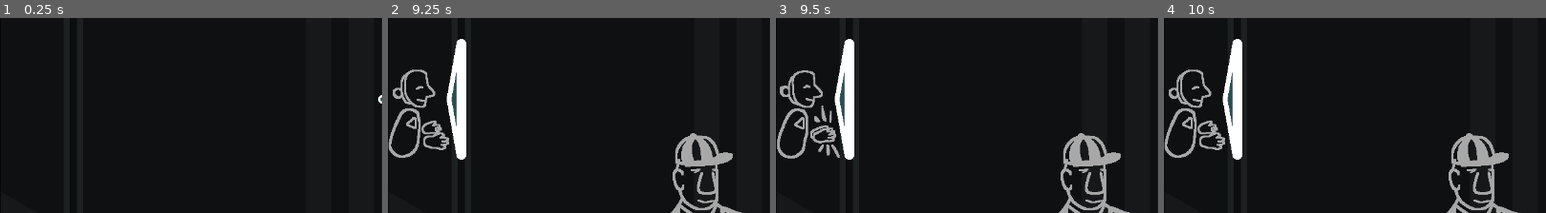
Above: before the commit, frames 1-4 (left to right).
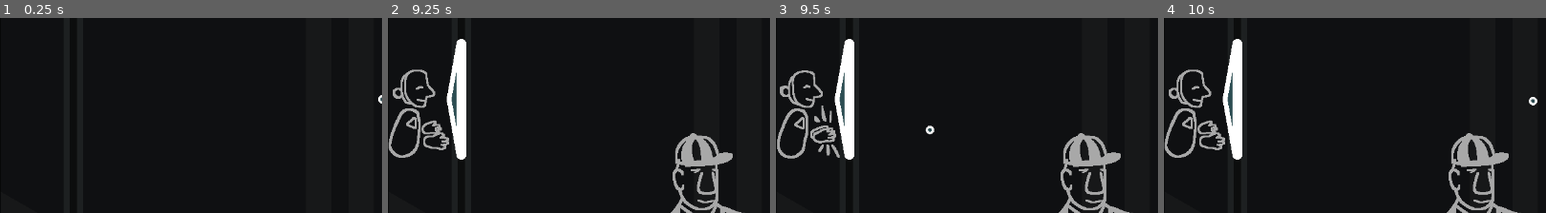
Above: after the commit, the same moments.

Repository: pixerhp/Pixers-Pong
Game: Godot game, scene res://scenes/topscenes/gameplay_topscene.tscn
Two runs of this game, one before a commit and one after it. Both use one fixed random seed, a clock stepped at 60 frames per second and the inputs below.
Inputs (mouse positions are % of the whole screen's width and height, from its top left):
- Up to frame 1 (0.25 s): no input
- Up to frame 2 (9.25 s): move the mouse to (72, 45) at 0.52 s; hold D (plr1_bump_right) 0.53-1.28 s; tap Shift (plr1_slow) every 1.5 s from 0.6 to 8.1 s; click (72, 45) at 0.67 s; move the mouse to (30, 55) at 1.27 s; hold S (plr1_down) 1.28-2.03 s; tap Keypad 0 (plr2_slow) every 1.5 s from 1.35 to 8.85 s; move the mouse to (60, 28) at 2.02 s; hold D (plr1_bump_right) 2.03-2.78 s; move the mouse to (45, 70) at 2.77 s; hold W (plr1_up) 2.78-3.53 s; click (45, 70) at 2.92 s; move the mouse to (80, 65) at 3.52 s; hold A (plr1_bump_left) 3.53-5.03 s; move the mouse to (20, 35) at 4.27 s; move the mouse to (55, 50) at 5.02 s; hold S (plr1_down) 5.03-5.78 s; click (55, 50) at 5.17 s; move the mouse to (35, 25) at 5.77 s; hold D (plr1_bump_right) 5.78-6.53 s; move the mouse to (72, 45) at 6.52 s; hold W (plr1_up) 6.53-7.28 s; move the mouse to (30, 55) at 7.27 s; hold D (plr1_bump_right) 7.28-8.03 s; click (30, 55) at 7.42 s; move the mouse to (60, 28) at 8.02 s; hold S (plr1_down) 8.03-8.78 s; move the mouse to (45, 70) at 8.77 s; hold A (plr1_bump_left) from 8.78 s (still down)
- Up to frame 3 (9.5 s): keep holding A (plr1_bump_left)
- Up to frame 4 (10 s): move the mouse to (80, 65) at 9.52 s; release A (plr1_bump_left) at 9.53 s; hold W (plr1_up) from 9.53 s (still down); tap Shift (plr1_slow) at 9.6 s; click (80, 65) at 9.67 s
The pictures show only the part of the screen within x 0-50%, y 29-79%; the shares and areas given below are measured in that part.

Frames 1-2 are identical in both runs. In frame 3, less than 0.1% of the frame differs, in the area x 39-42%, y 55-60%; in frame 4, less than 0.1%.

Commit message:
Winloss reserve animation progress

Diff:
--- a/scripts/gameplay_script.gd
+++ b/scripts/gameplay_script.gd
@@ -355,12 +355,7 @@
 # and rotate them back and forth slightly after a win/lose, and then transition them back to normal.
 const WINLOSS_RESERVE_P1_DURATION: int = 5000
 func handle_winloss_reserve_p1_animation(playthrough: float):
-	# Score/streak animation:
-	const SCORE_FADEIN_START: float = 0.0
-	const SCORE_FADEIN_END: float = 0.2
-	%LeftScoreStreak.modulate = Color(1.0, 1.0, 1.0, 0.24 +
-		clampf(proportion_from_range(playthrough, SCORE_FADEIN_START, SCORE_FADEIN_END), 0.0, 1.0) * 0.5)
-	%RightScoreStreak.modulate = %LeftScoreStreak.modulate
+	var weight: float
 	# Referee slide-in animation:
 	const REF_SLIDEIN_START: float = 0.0
 	const REF_SLIDEIN_END: float = 0.15
@@ -382,10 +377,22 @@
 			%Referee.play("count_2")
 		else:
 			%Referee.play("count_1")
+	# Score/streak color:
+	const SCORE_FADEIN_START: float = 0.0
+	const SCORE_FADEIN_END: float = 0.2
+	const SCORE_FADEOUT_START: float = 0.5
+	const SCORE_FADEOUT_END: float = REF_COUNT_START
+	%LeftScoreStreak.modulate = Color(1.0, 1.0, 1.0, 0.24 +
+		clampf(
+			(proportion_from_range(playthrough, SCORE_FADEIN_START, SCORE_FADEIN_END)
+			if (playthrough < SCORE_FADEOUT_START) else
+			proportion_from_range(playthrough, SCORE_FADEIN_START, SCORE_FADEIN_END)),
+			0.0, 1.0) * 0.5)
+	%RightScoreStreak.modulate = %LeftScoreStreak.modulate
 	# Paddles sliding animation:
 	const PADS_SLIDE_START: float = 0.0
 	const PADS_SLIDE_END: float = 0.1
-	var weight: float = ease_in_out(clampf(proportion_from_range(playthrough, PADS_SLIDE_START, PADS_SLIDE_END), 0.0, 1.0), 2.0)
+	weight = ease_in_out(clampf(proportion_from_range(playthrough, PADS_SLIDE_START, PADS_SLIDE_END), 0.0, 1.0), 2.0)
 	%LeftPaddle.position = ((winloss_reserve_lpad_s_pos * (1.0-weight)) +
 		(Vector2(120, Globals.GAME_SIZE.y / 2.0) * weight))
 	%RightPaddle.position = ((winloss_reserve_rpad_s_pos * (1.0-weight)) +
@@ -421,6 +428,11 @@
 		(22.5 * sin(float(Time.get_ticks_msec()) / 324.34)))
 	%SecondaryArrowPointer/%RotationContainer.rotation_degrees = 180 + (
 		(22.5 * sin(float(Time.get_ticks_msec() + 32528437) / 284.83)))
+	# Return the ball to the center:
+	const BALL_RETURN_START: float = 0.3
+	const BALL_RETURN_END: float = ARROWS_FADEIN_START
+	weight = ease_out(clampf(proportion_from_range(playthrough, BALL_RETURN_START, BALL_RETURN_END), 0.0, 1.0), 3.0)
+	%Ball.position = ((winloss_reserve_ball_s_pos * (1.0 - weight)) + ((Globals.GAME_SIZE / 2.0) * weight))
 
 var winloss_reserve_p1_to_conclude: bool = false
 func handle_winloss_reserve_p1_conclusion():
